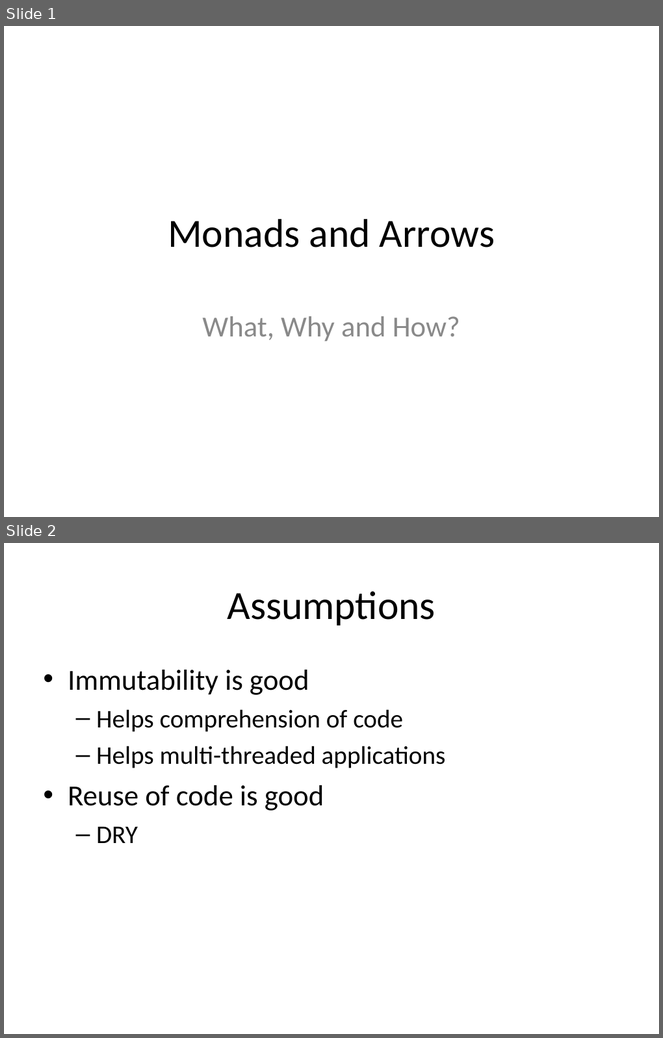
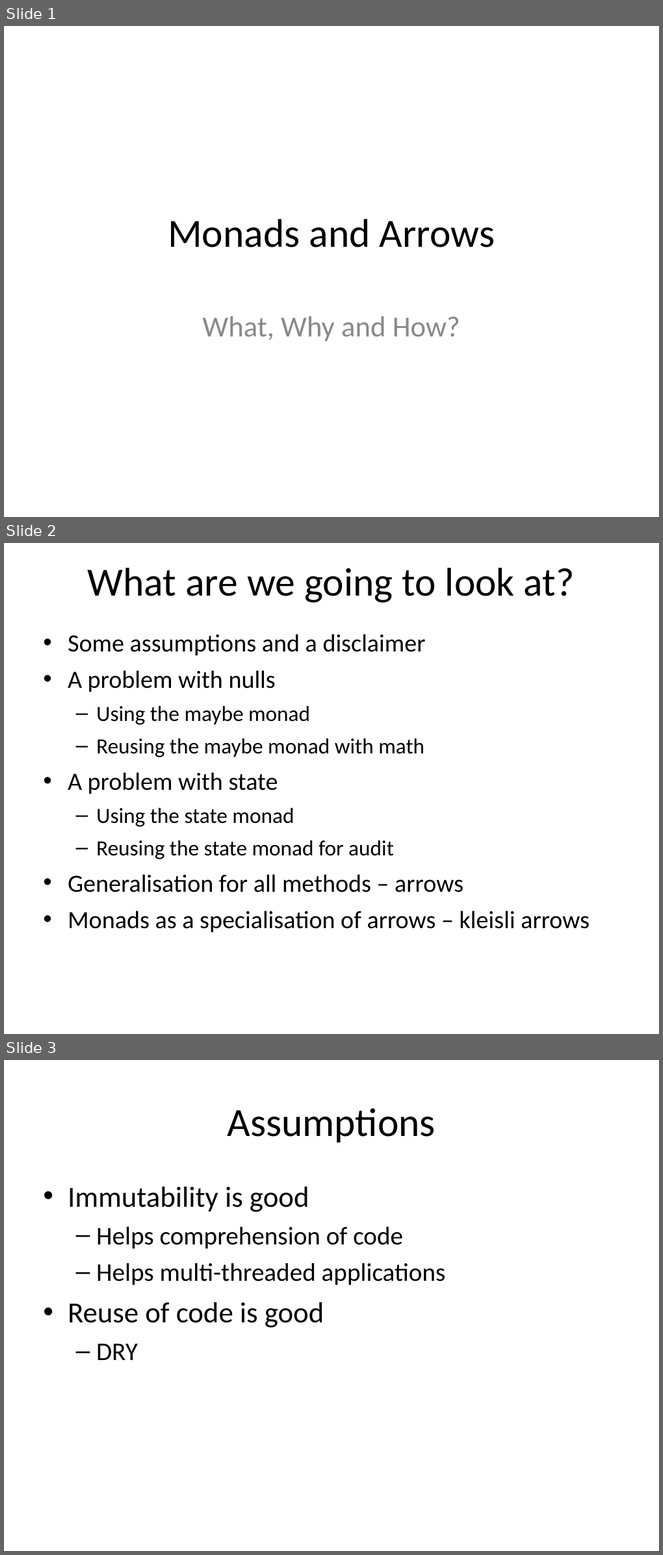
Before and after one commit to SheepCoder/scalaMonadTalk, a slide deck: docs/Presentation.ppt. Shown one above the other, each under a label of ours: slides 1 and 2 before the commit, slides 1, 2 and 3 after it. The pictures are 663x1038 and 663x1555 pixels, drawn with LibreOffice and Linux fonts; fonts in the diff are those of the drawing. Boxes give left, top, right and bottom in pixels: in the first picture for what was removed or moved away, otherwise in the second. Text is boxed around its words. In the diff, an @@ line names an element or a change of style, - is before the commit and + after.

Commit message:
Fixing maybe monads and adding contents to presentation

```diff
--- a/docs/Presentation.ppt
+++ b/docs/Presentation.ppt
@@ slide 2 added at (x1=4, y1=543, x2=659, y2=1034), background #FFFFFF @@
@@ title added at (x1=88, y1=568, x2=575, y2=603), 44 pt, text #000000 @@
+What are we going to look at?
@@ text added at (x1=68, y1=634, x2=590, y2=932), 27.2 pt, text #000000 @@
+• Some assumptions and a disclaimer
+• A problem with nulls
+  – Using the maybe monad
+  – Reusing the maybe monad with math
+• A problem with state
+  – Using the state monad
+  – Reusing the state monad for audit
+• Generalisation for all methods – arrows
+• Monads as a specialisation of arrows – kleisli arrows
@@ what was slide 2 is now slide 3 @@
```
Also in this commit, not shown: 2 slides changed, 3 other files.
